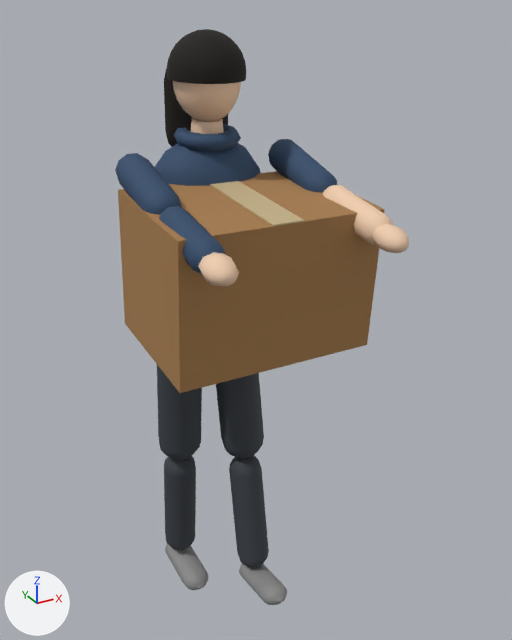
A saved change to the glTF model city-hold/public/models/placeholder/char_heavy.glb.
Before and after are seen from a 50 mm lens placed at (-0.938, -2.066, 2.033), pointed at (0.092, -0.194, 1.097). Every picture has the same lights, and +X, +Y and +Z are marked at lower left. The first picture is the older version. Both versions are drawn at frame 20 of the action 'held'; the numbers are the values there.
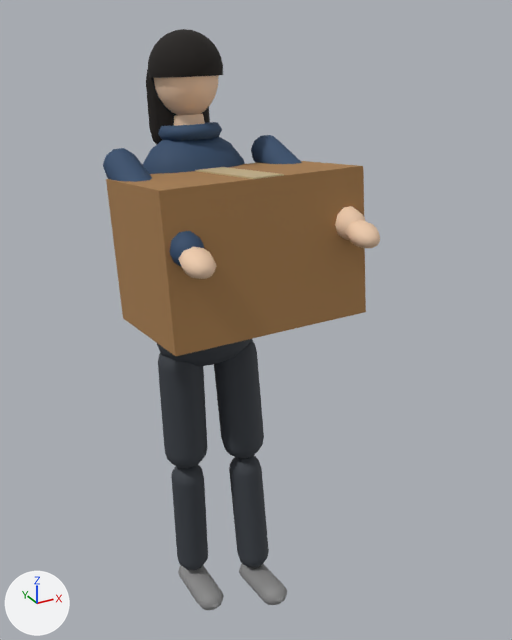
Not drawn themselves, but carrying or shaping drawn objects: ob_legl, ob_torso, ob_head, ob_arml, ob_armr.

Edits to the bpy script that builds the scene:
```text
Change ob_legl:
    ob_legl.rotation_euler: (0.0985, 0.0, 0.0) -> (-0.038, 0.0, 0.0)  # degrees (5.6, 0, 0) -> degrees (-2.2, 0, 0)
Change ob_torso:
    ob_torso.rotation_euler: (0.0805, 0.0, 0.0) -> (-0.127, 0.0, 0.0)  # degrees (4.6, 0, 0) -> degrees (-7.3, 0, 0)
Change ob_head:
    ob_head.rotation_euler: (-0.0402, 0.0, 0.0) -> (0.0634, 0.0, 0.0)  # degrees (-2.3, 0, 0) -> degrees (3.6, 0, 0)
Change ob_arml:
    ob_arml.rotation_euler: (-1.371, 0.0, 0.0) -> (-1.134, 0.0, 0.0)  # degrees (-79, 0, 0) -> degrees (-65, 0, 0)
Change ob_armr:
    ob_armr.rotation_euler: (-1.371, 0.0, 0.0) -> (-1.134, 0.0, 0.0)  # degrees (-79, 0, 0) -> degrees (-65, 0, 0)
```

Changed parts and their boxes [x1, y1, x2, y2] in the pictures (512 x 640 px):
'Mesh_15', turned
    before: [118, 171, 384, 393]
    after: [106, 161, 366, 356]
'Mesh_1', turned
    before: [157, 365, 202, 460]
    after: [158, 353, 207, 468]
'Mesh_9', turned
    before: [167, 29, 246, 84]
    after: [148, 29, 223, 78]
'Mesh_4', turned
    before: [155, 143, 260, 186]
    after: [142, 137, 245, 174]
'Mesh_2', turned
    before: [164, 456, 196, 551]
    after: [171, 465, 208, 570]
'Mesh_8', turned
    before: [173, 81, 241, 122]
    after: [154, 75, 219, 115]
'Mesh_11', turned
    before: [115, 153, 182, 215]
    after: [103, 148, 152, 182]
'Mesh_11.001', turned
    before: [268, 139, 337, 193]
    after: [251, 135, 302, 164]
'Mesh_16', turned
    before: [210, 181, 304, 226]
    after: [195, 167, 284, 179]
'Mesh_12', turned
    before: [159, 206, 225, 274]
    after: [169, 231, 204, 267]
'Mesh_10', turned
    before: [164, 68, 228, 147]
    after: [146, 69, 210, 145]
'Mesh_14', turned
    before: [323, 185, 392, 245]
    after: [335, 206, 365, 240]
'Mesh_3', turned
    before: [165, 544, 209, 590]
    after: [178, 565, 224, 610]
'Mesh_7', turned
    before: [174, 124, 241, 151]
    after: [158, 122, 222, 141]
'Mesh_13', turned
    before: [198, 252, 239, 286]
    after: [178, 247, 217, 279]
'Mesh_13.001', turned
    before: [372, 223, 409, 253]
    after: [345, 220, 380, 248]
'Mesh_6', turned
    before: [191, 118, 224, 134]
    after: [174, 114, 205, 126]
